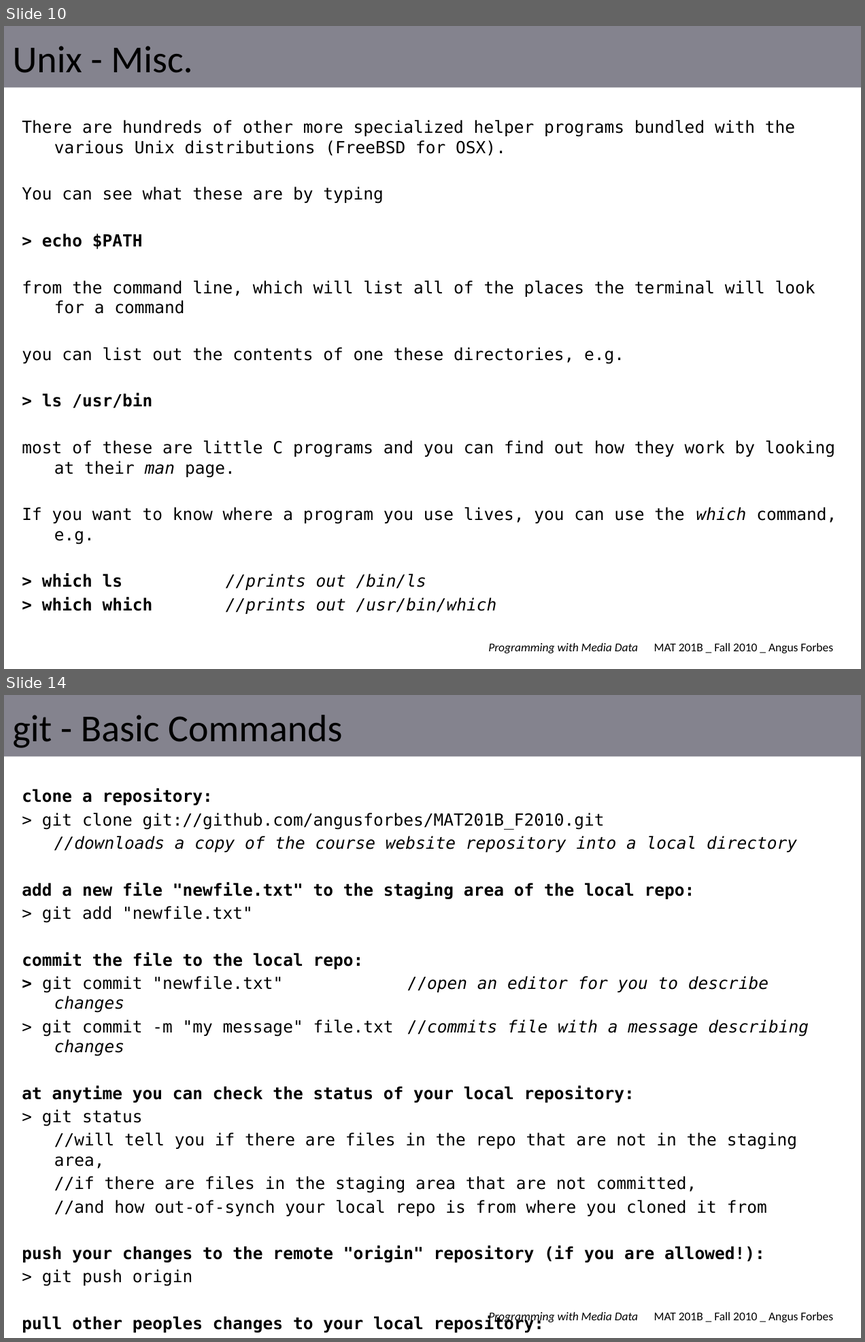
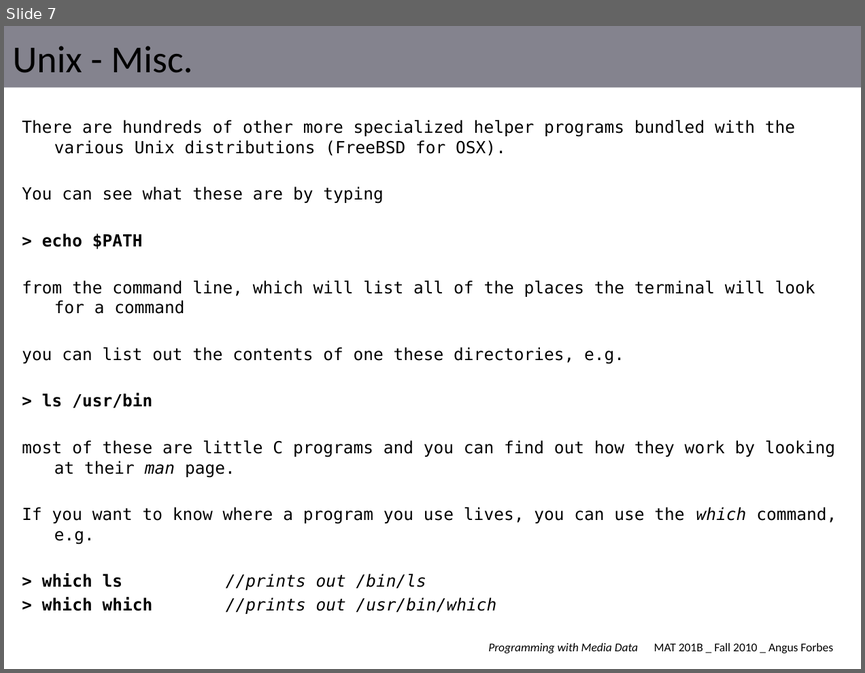
Before and after one commit to angusforbes/mat201b, a slide deck: slides/week1_tues.pptx. Shown one above the other, each under a label of ours: slides 10 and 14 before the commit, slide 7 after it; the slides between them are not shown. The pictures are 865x1342 and 865x673 pixels, drawn with LibreOffice and Linux fonts; fonts in the diff are those of the drawing. Boxes give left, top, right and bottom in pixels: in the first picture for what was removed or moved away, otherwise in the second. Text is boxed around its words. In the diff, an @@ line names an element or a change of style, - is before the commit and + after.

```diff
--- a/slides/week1_tues.pptx
+++ b/slides/week1_tues.pptx
@@ slide 14 removed at (4,695,861,1338), background #FFFFFF; not listed: 2 template elements that a slide beside it also shows @@
@@ title removed at (13,715,342,748) @@
-git - Basic Commands
@@ text removed at (22,788,808,1286) @@
-clone a repository:
-> git clone git://github.com/angusforbes/MAT201B_F2010.git
-//downloads a copy of the course website repository into a local directory
-add a new file "newfile.txt" to the staging area of the local repo:
-> git add "newfile.txt"
-commit the file to the local repo:
-> git commit "newfile.txt" //open an editor for you to describe changes
-> git commit -m "my message" file.txt //commits file with a message describing changes
-at anytime you can check the status of your local repository:
-> git status
-//will tell you if there are files in the repo that are not in the staging area,
-//if there are files in the staging area that are not committed,
-//and how out-of-synch your local repo is from where you cloned it from
-push your changes to the remote "origin" repository (if you are allowed!):
-> git push origin
-pull other peoples changes to your local repository:
-> git pull origin
@@ what was slide 10 is now slide 7 @@
```
Also in this commit, not shown: 2 slides changed, 4 slides added, 11 other slides removed, 5 other files.
